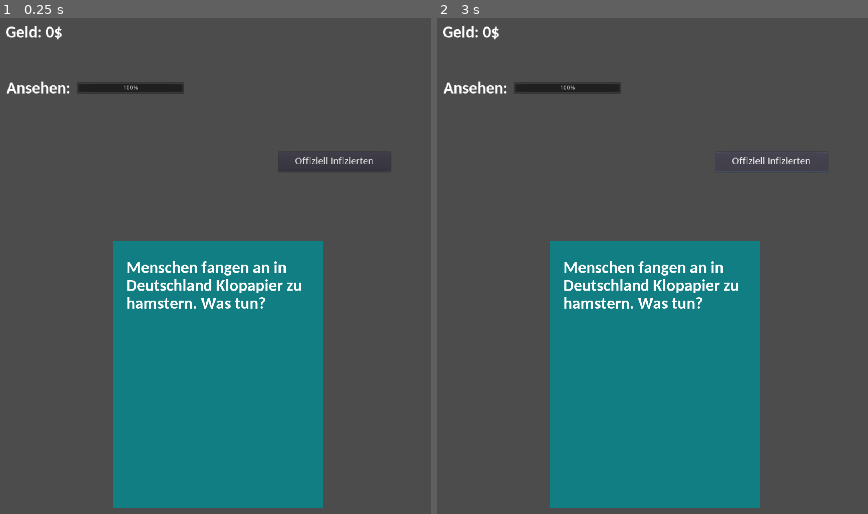
Above: before the commit, frames 1-2 (left to right).
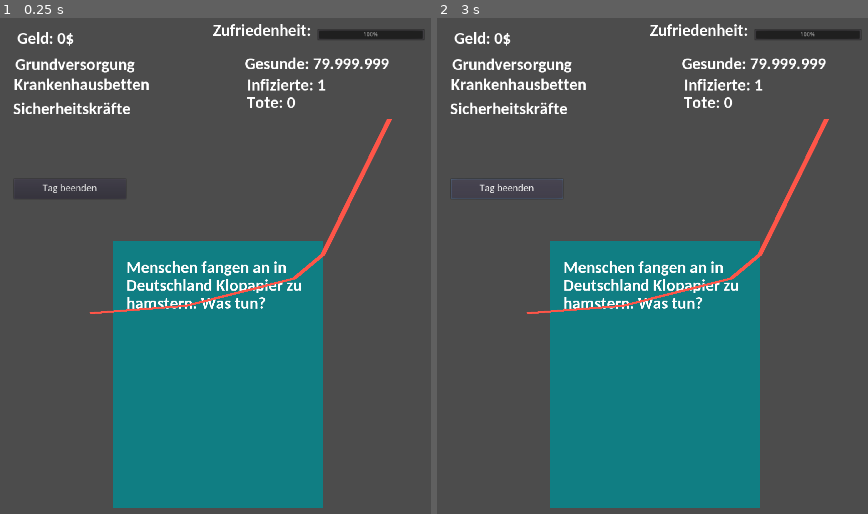
Above: after the commit, the same moments.

Repository: Cards-against-Corona/Cards-against-Corona
Game: Godot game, scene res://Scenes and Scripts/Game.tscn
Same seed, same stepped clock (60 frames per second), same inputs: the game is played once before the commit and once after it. The project has no main scene, so this scene is started directly.
Inputs:
- Up to frame 1 (0.25 s): no input
- Up to frame 2 (3 s): click "Offiziell Infizierten" (after the commit: "Tag beenden") at 0.5 s; click "Menschen fangen an in Deutsch…" at 1.25 s; click "Menschen fangen an in Deutsch…" at 2 s; click "Offiziell Infizierten" (after the commit: "Tag beenden") at 2.75 s

The runs differ from the first frame. In frame 1, 4.0% of the frame differs, in the area x 1-99%, y 1-60%; in frame 2, 4.0%.

Commit message:
Added global variables to UI

Diff:
--- a/Scenes and Scripts/Game.tscn
+++ b/Scenes and Scripts/Game.tscn
@@ -53,44 +53,121 @@
 }
 
 [node name="Geld" type="Label" parent="Control"]
-margin_left = 44.0449
-margin_top = 49.9175
-margin_right = 215.045
-margin_bottom = 100.918
-custom_fonts/font = SubResource( 3 )
+margin_left = 71.7378
+margin_top = 65.0227
+margin_right = 242.738
+margin_bottom = 116.023
+rect_pivot_offset = Vector2( 72.5416, 25.5003 )
+custom_fonts/font = SubResource( 2 )
 text = "Geld: 0$"
 __meta__ = {
 "_edit_use_anchors_": false
 }
 
+[node name="Geld2" type="Label" parent="Control"]
+margin_left = 66.7028
+margin_top = 127.961
+margin_right = 353.703
+margin_bottom = 178.962
+rect_pivot_offset = Vector2( 72.5416, 25.5003 )
+custom_fonts/font = SubResource( 2 )
+text = "Grundversorgung"
+__meta__ = {
+"_edit_use_anchors_": false
+}
+
+[node name="Geld3" type="Label" parent="Control"]
+margin_left = 64.1852
+margin_top = 175.794
+margin_right = 351.185
+margin_bottom = 226.795
+rect_pivot_offset = Vector2( 72.5416, 25.5003 )
+custom_fonts/font = SubResource( 2 )
+text = "Krankenhausbetten"
+__meta__ = {
+"_edit_use_anchors_": false
+}
+
+[node name="Geld4" type="Label" parent="Control"]
+margin_left = 62.0
+margin_top = 234.0
+margin_right = 365.0
+margin_bottom = 274.0
+rect_pivot_offset = Vector2( 72.5416, 25.5003 )
+custom_fonts/font = SubResource( 2 )
+text = "Sicherheitskräfte"
+__meta__ = {
+"_edit_use_anchors_": false
+}
+
 [node name="Ansehen" type="Label" parent="Control"]
-margin_left = 46.0955
-margin_top = 184.054
-margin_right = 241.096
-margin_bottom = 235.054
-custom_fonts/font = SubResource( 3 )
-text = "Ansehen:"
+margin_left = 542.05
+margin_top = 45.5896
+margin_right = 777.05
+margin_bottom = 96.5896
+custom_fonts/font = SubResource( 2 )
+text = "Zufriedenheit:"
+__meta__ = {
+"_edit_use_anchors_": false
+}
+
+[node name="Ansehen2" type="Label" parent="Control"]
+margin_left = 622.611
+margin_top = 176.501
+margin_right = 817.611
+margin_bottom = 227.501
+custom_fonts/font = SubResource( 2 )
+text = "Infizierte: 1"
+__meta__ = {
+"_edit_use_anchors_": false
+}
+
+[node name="Ansehen4" type="Label" parent="Control"]
+margin_left = 617.576
+margin_top = 126.151
+margin_right = 812.576
+margin_bottom = 177.151
+custom_fonts/font = SubResource( 2 )
+text = "Gesunde: 79.999.999"
+__meta__ = {
+"_edit_use_anchors_": false
+}
+
+[node name="Ansehen3" type="Label" parent="Control"]
+margin_left = 622.611
+margin_top = 219.299
+margin_right = 817.611
+margin_bottom = 270.299
+custom_fonts/font = SubResource( 2 )
+text = "Tote: 0"
 __meta__ = {
 "_edit_use_anchors_": false
 }
 
 [node name="Button" type="Button" parent="Control"]
-margin_left = 698.793
-margin_top = 354.0
-margin_right = 967.793
-margin_bottom = 402.0
-custom_fonts/font = SubResource( 4 )
-text = "Offiziell Infizierten"
+margin_left = 64.3745
+margin_top = 419.456
+margin_right = 333.374
+margin_bottom = 467.456
+custom_fonts/font = SubResource( 3 )
+text = "Tag beenden"
 __meta__ = {
 "_edit_use_anchors_": false
 }
 
 [node name="ProgressBar" type="ProgressBar" parent="Control"]
-margin_left = 215.439
-margin_top = 187.192
-margin_right = 473.439
-margin_bottom = 215.192
+margin_left = 791.954
+margin_top = 58.7976
+margin_right = 1049.95
+margin_bottom = 86.7976
 value = 100.0
 __meta__ = {
 "_edit_use_anchors_": false
 }
+
+[node name="Line2D" type="Line2D" parent="Control"]
+position = Vector2( 247.132, 741.694 )
+scale = Vector2( 24.1408, 9.6842 )
+points = PoolVector2Array( 29.7604, -48.1293, 23.1322, -14.56, 20.2704, -8.61493, 9.52896, -1.85589, 5.35855, -1.04365, 2.55993, -0.498581, 0, 0 )
+width = 0.5
+default_color = Color( 1, 0.337255, 0.286275, 1 )
Not shown: 1 places in Scenes and Scripts/Game.tscn that only renumber resources
